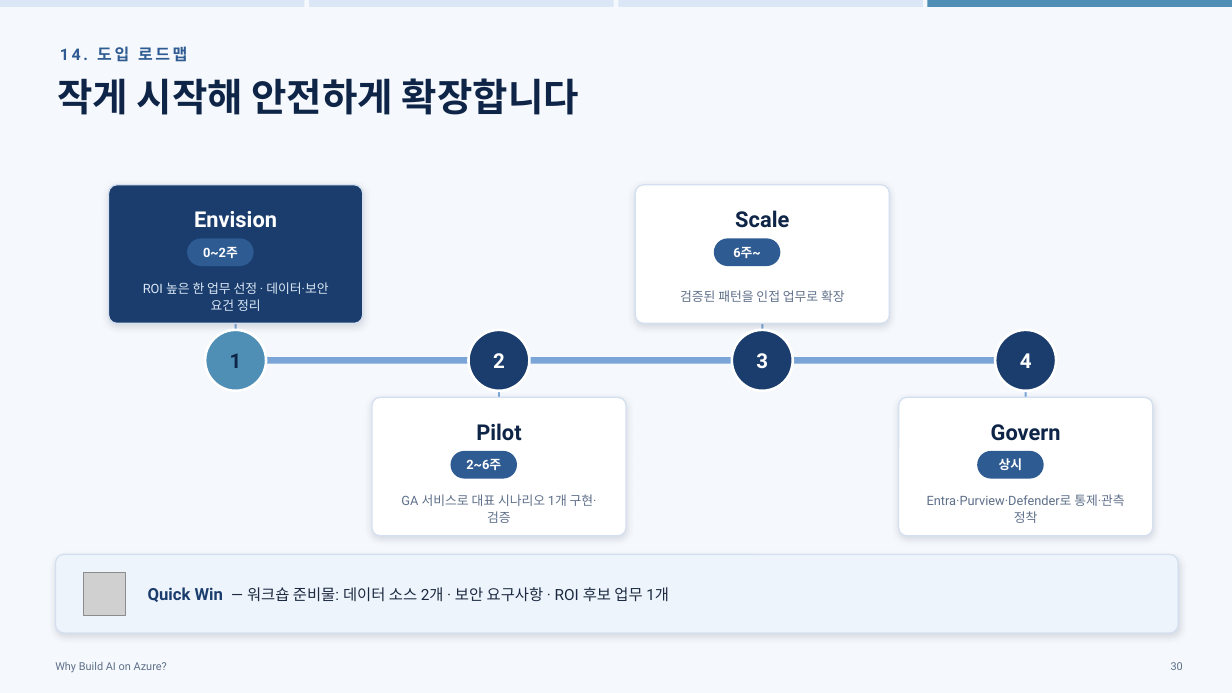
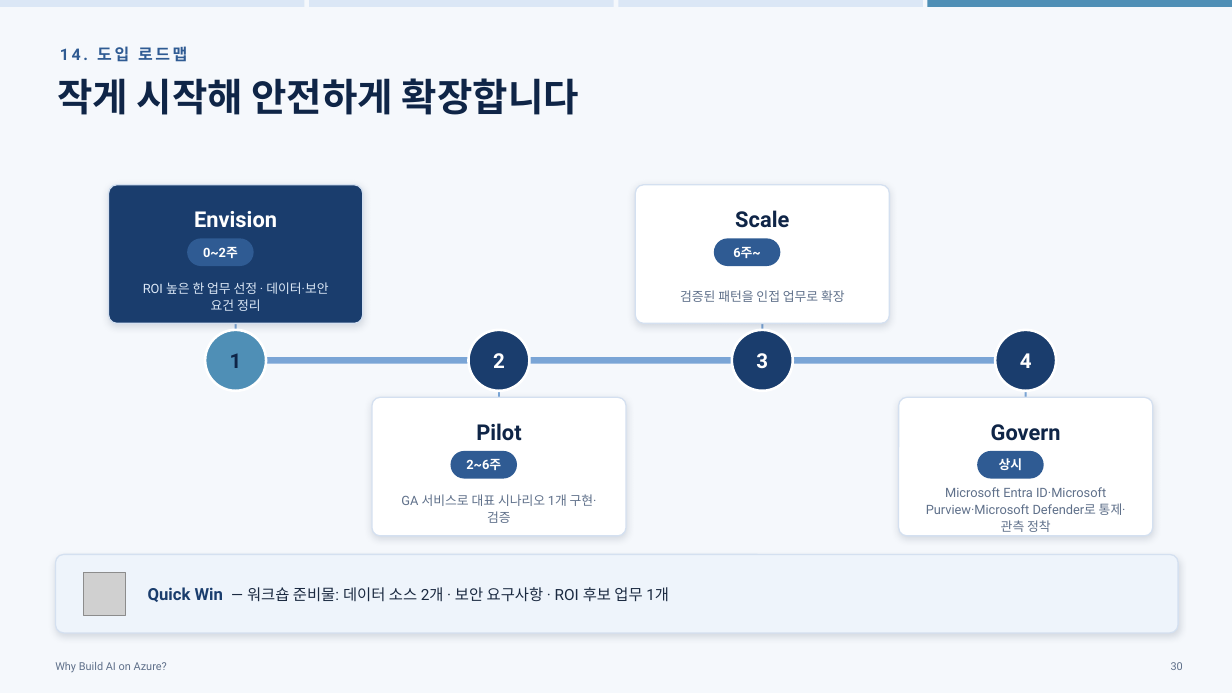
Before and after one commit to hijigoo/why-build-ai-on-azure, a slide deck: slide 30 of PROD-why-build-ai-on-azure.pptx. Drawn at 1232x693 pixels with LibreOffice and Linux fonts; fonts in the diff are those of the drawing; grey boxes stand for pictures. Boxes give left, top, right and bottom in pixels: in the first picture for what was removed or moved away, otherwise in the second. Text is boxed around its words. In the diff, an @@ line names an element or a change of style, - is before the commit and + after.

```diff
--- a/PROD-why-build-ai-on-azure.pptx
+++ b/PROD-why-build-ai-on-azure.pptx
@@ text at (926, 487, 1126, 532): text changed @@
-Entra·Purview·Defender로 통제·관측 정착
+Microsoft Entra ID·Microsoft Purview·Microsoft Defender로 통제·관측 정착
```
Also in this commit, not shown: 17 other slides changed, 1 other file.
